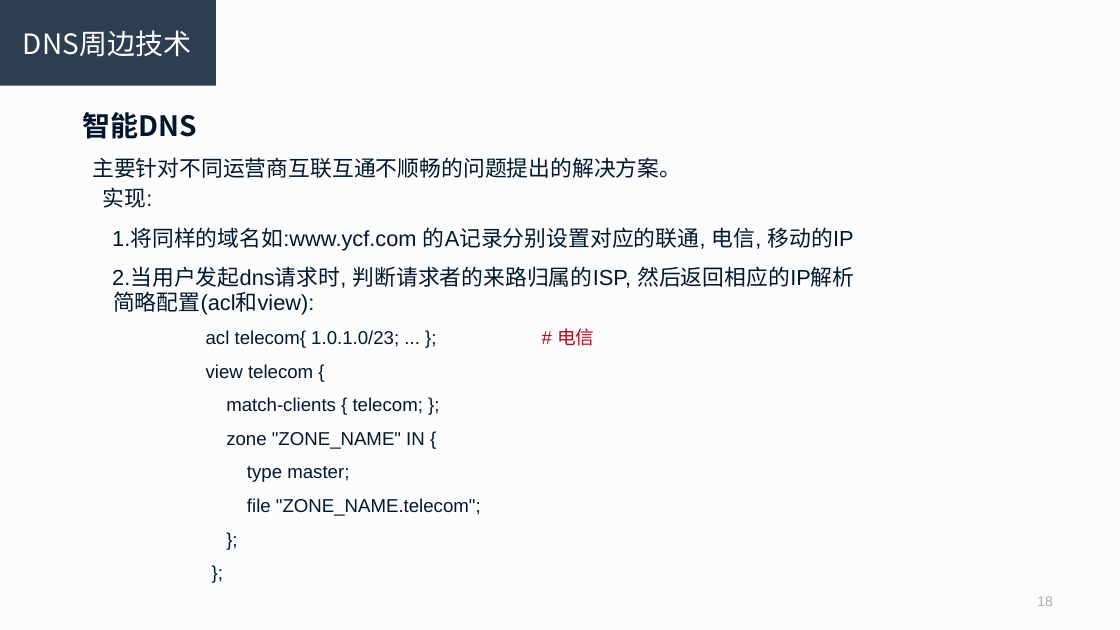
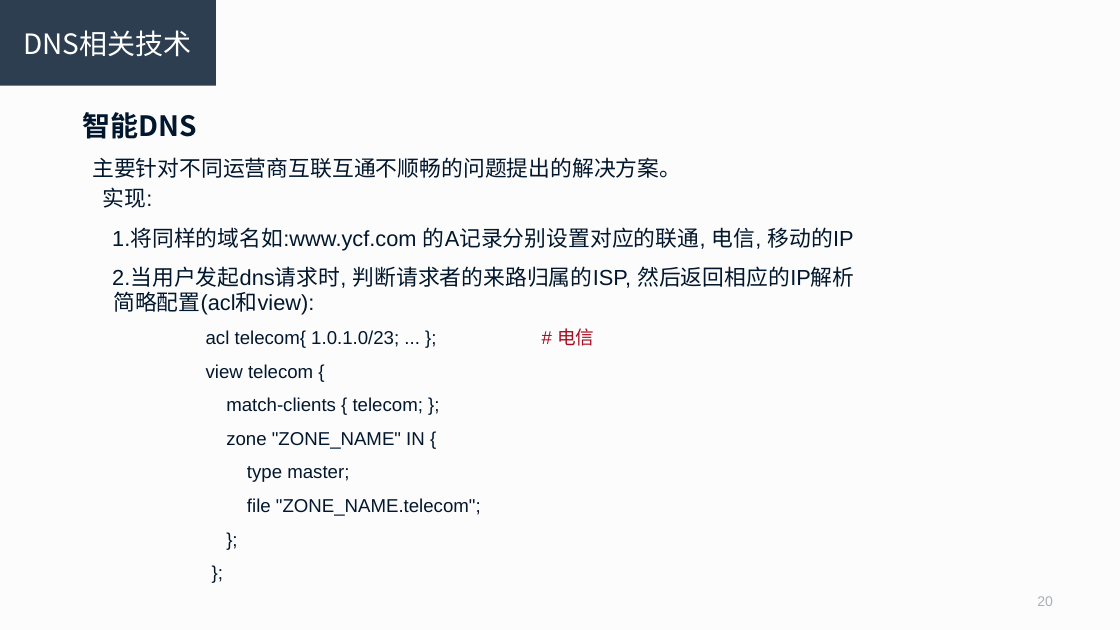
Before and after one commit to R-Lin/Simple_scripts, a slide deck: slide 20 of dns.ppt (slide 18 before the commit). Drawn at 1120x630 pixels with LibreOffice and Linux fonts; fonts in the diff are those of the drawing. Boxes give left, top, right and bottom in pixels: in the first picture for what was removed or moved away, otherwise in the second. Text is boxed around its words. In the diff, an @@ line names an element or a change of style, - is before the commit and + after.

```diff
--- a/dns.ppt
+++ b/dns.ppt
@@ text in rectangle at (23,30,191,57): text changed @@
-DNS周边技术
+DNS相关技术
@@ page number at (1037,596,1053,606): text changed @@
-18
+20
```
Also in this commit, not shown: 5 other slides changed, 3 slides added, 1 slide removed, 1 other file.
